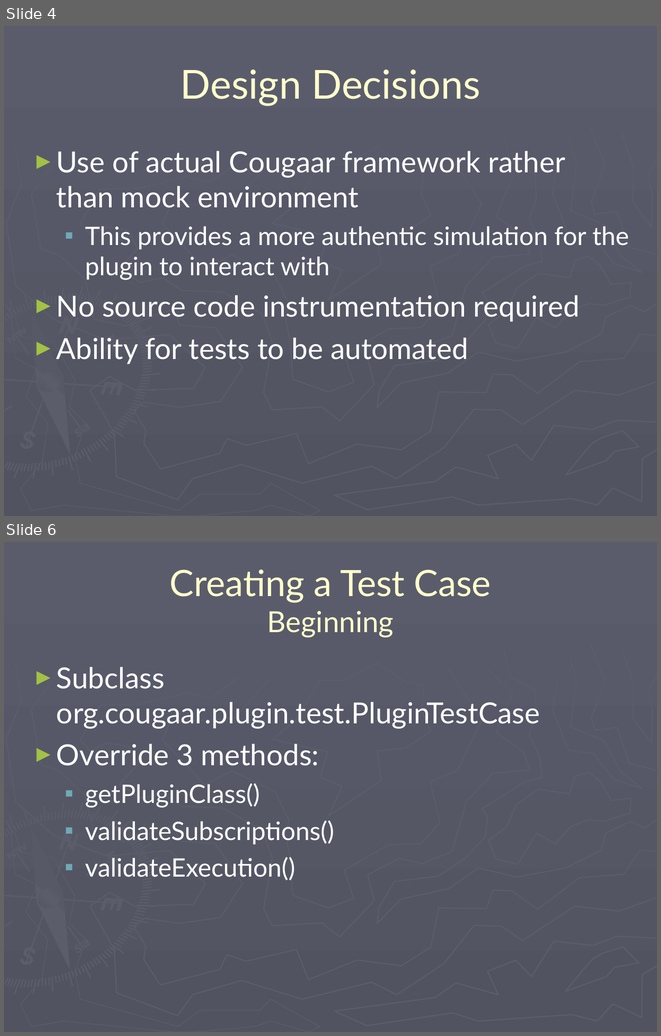
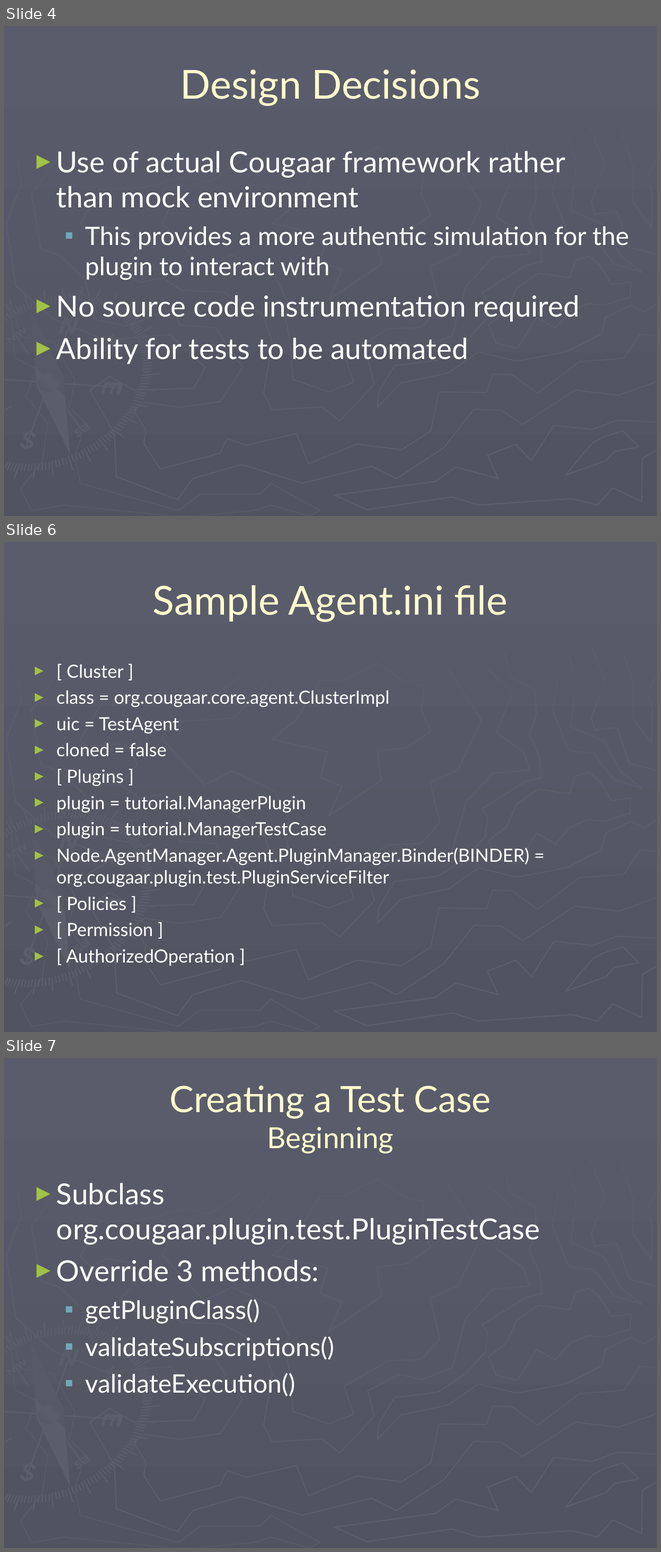
Before and after one commit to codeaudit/cougaar-cougaarunit, a slide deck: CougaarUnit/CougaarUnit Training.ppt. Shown one above the other, each under a label of ours: slides 4 and 6 before the commit, slides 4, 6 and 7 after it; the slides between them are not shown. The pictures are 661x1036 and 661x1552 pixels, drawn with LibreOffice and Linux fonts; fonts in the diff are those of the drawing. Boxes give left, top, right and bottom in pixels: in the first picture for what was removed or moved away, otherwise in the second. Text is boxed around its words. In the diff, an @@ line names an element or a change of style, - is before the commit and + after.

```diff
--- a/CougaarUnit/CougaarUnit Training.ppt
+++ b/CougaarUnit/CougaarUnit Training.ppt
@@ slide 6 added at [4, 542, 657, 1032], background gradient #5A5C6C to #515361; not listed: 148 template elements that a slide beside it also shows @@
@@ title added at [153, 585, 508, 622], 44 pt, text #FFFFCC @@
+Sample Agent.ini file
@@ text added at [56, 664, 529, 965], 20 pt, text #FFFFFF @@
+► [ Cluster ]
+► class = org.cougaar.core.agent.ClusterImpl
+► uic = TestAgent
+► cloned = false
+► [ Plugins ]
+► plugin = tutorial.ManagerPlugin
+► plugin = tutorial.ManagerTestCase
+► Node.AgentManager.Agent.PluginManager.Binder(BINDER) = org.cougaar.plugin.test.PluginServiceFilter
+► [ Policies ]
+► [ Permission ]
+► [ AuthorizedOperation ]
@@ what was slide 6 is now slide 7 @@
```
Also in this commit, not shown: 8 slides changed, 38 other files.
